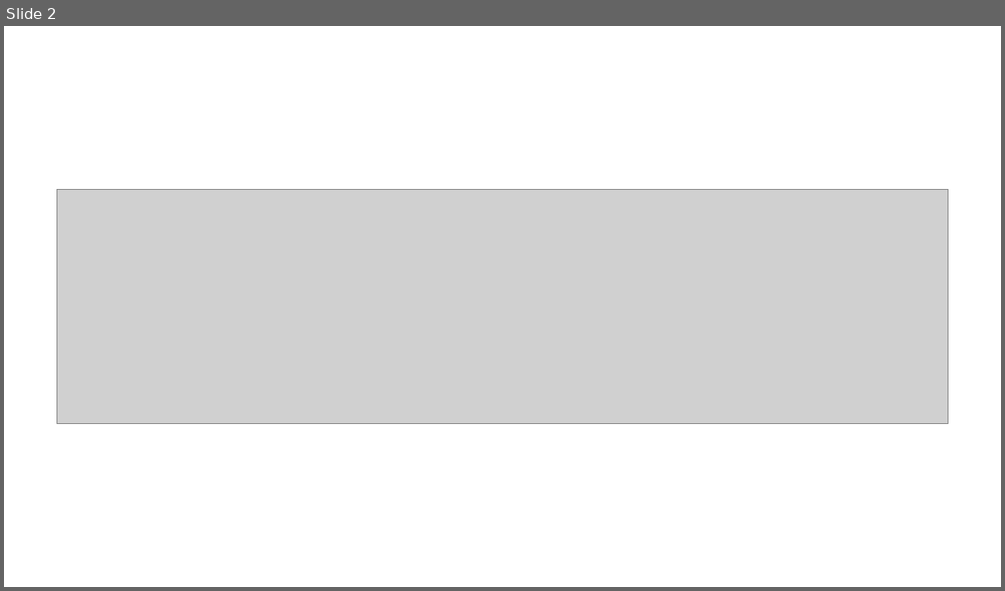
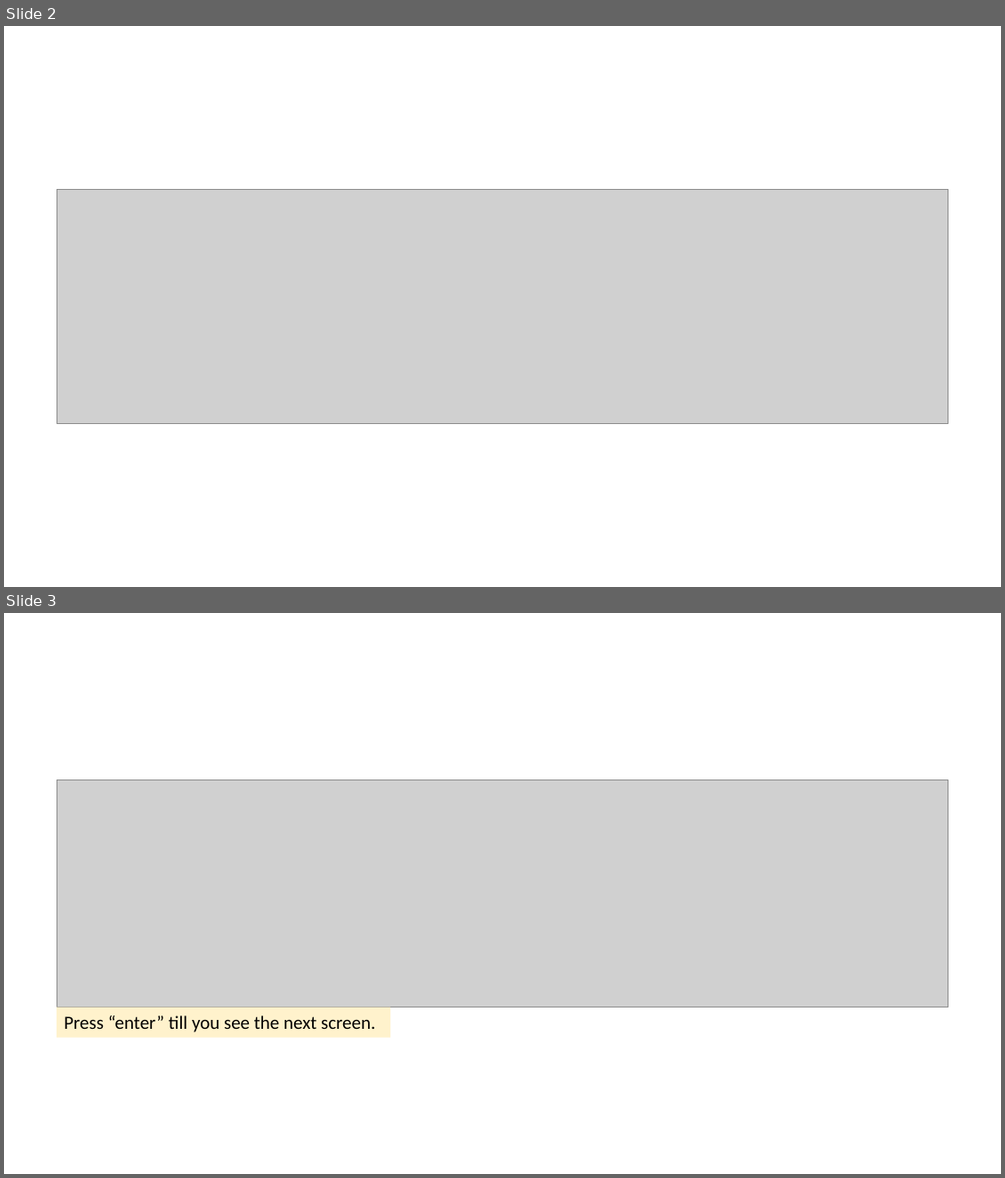
Before and after one commit to frankwxu/digital-forensics-lab, a slide deck: Help/Tool_installation.pptx. Shown one above the other, each under a label of ours: slide 2 before the commit, slides 2 and 3 after it. The pictures are 1005x591 and 1005x1178 pixels, drawn with LibreOffice and Linux fonts; fonts in the diff are those of the drawing; grey boxes stand for pictures; background and template pictures are left out. Boxes give left, top, right and bottom in pixels: in the first picture for what was removed or moved away, otherwise in the second. Text is boxed around its words. In the diff, an @@ line names an element or a change of style, - is before the commit and + after.

```diff
--- a/Help/Tool_installation.pptx
+++ b/Help/Tool_installation.pptx
@@ slide 3 added at [4,613,1001,1174], background #FFFFFF @@
@@ picture added at [57,779,948,1007] @@
@@ rectangle added at [57,1007,390,1037], fill #FFF2CC, 18 pt, text #000000 @@
+Press “enter” till you see the next screen.
```
Also in this commit, not shown: 1 slide changed, 4 other slides added, 1 slide removed, 4 other files.
